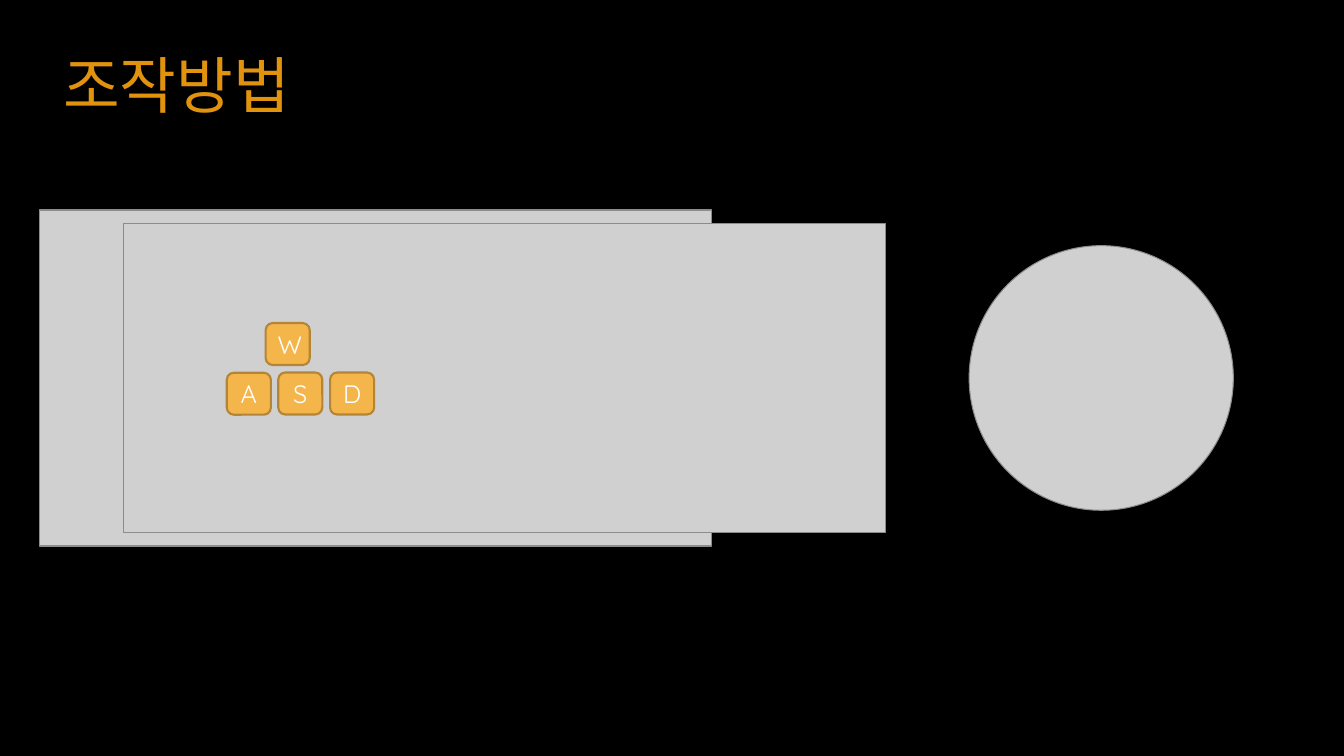
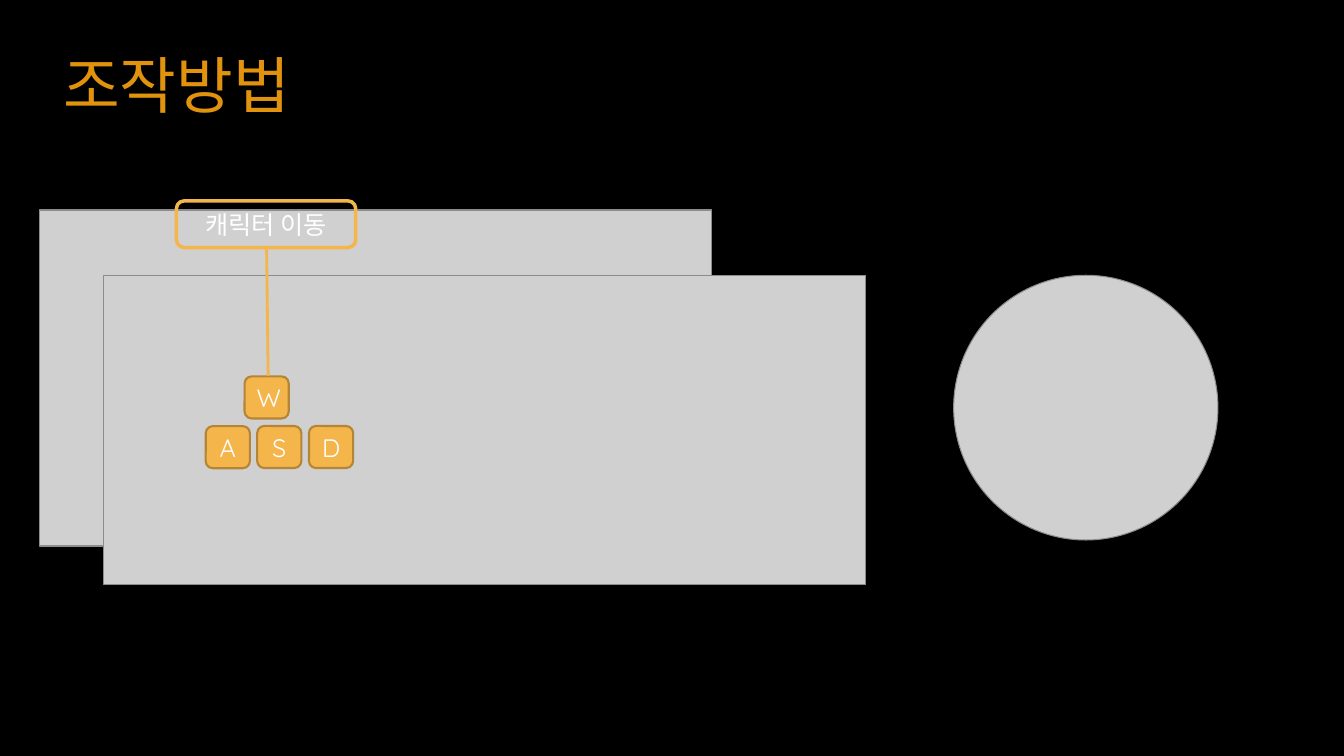
Before and after one commit to YKTeam/Room503, a slide deck: slide 6 of Document/Escape Cube(가제) ppt.pptx. Drawn at 1344x756 pixels with LibreOffice and Linux fonts; fonts in the diff are those of the drawing; grey boxes stand for pictures. Boxes give left, top, right and bottom in pixels: in the first picture for what was removed or moved away, otherwise in the second. Text is boxed around its words. In the diff, an @@ line names an element or a change of style, - is before the commit and + after.

```diff
--- a/Document/Escape Cube(가제) ppt.pptx
+++ b/Document/Escape Cube(가제) ppt.pptx
@@ rounded rectangle added at [176, 201, 356, 247], outline #F4B54B 2.5 pt, 18 pt, text #FFFFFF @@
+캐릭터 이동
@@ line added from (268, 375) to (267, 250), #F4B54B 2 pt @@
@@ picture: place and size @@
-picture at [124, 224, 886, 533]
+picture at [104, 275, 866, 585]
@@ picture: place and size @@
-picture at [969, 246, 1233, 511]
+picture at [954, 275, 1218, 540]
@@ 4 rounded rectangles: place and size @@
-4 rounded rectangles at [227, 323, 374, 415]
+4 rounded rectangles at [206, 376, 354, 469]
```
Also in this commit, not shown: 7 other slides changed, 2 slides added, 2 slides removed.
